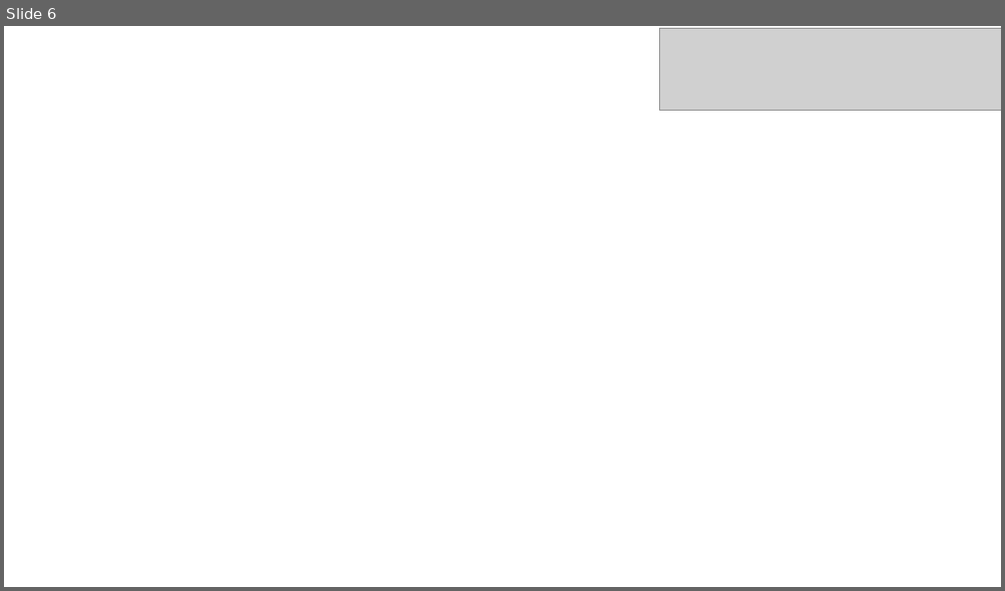
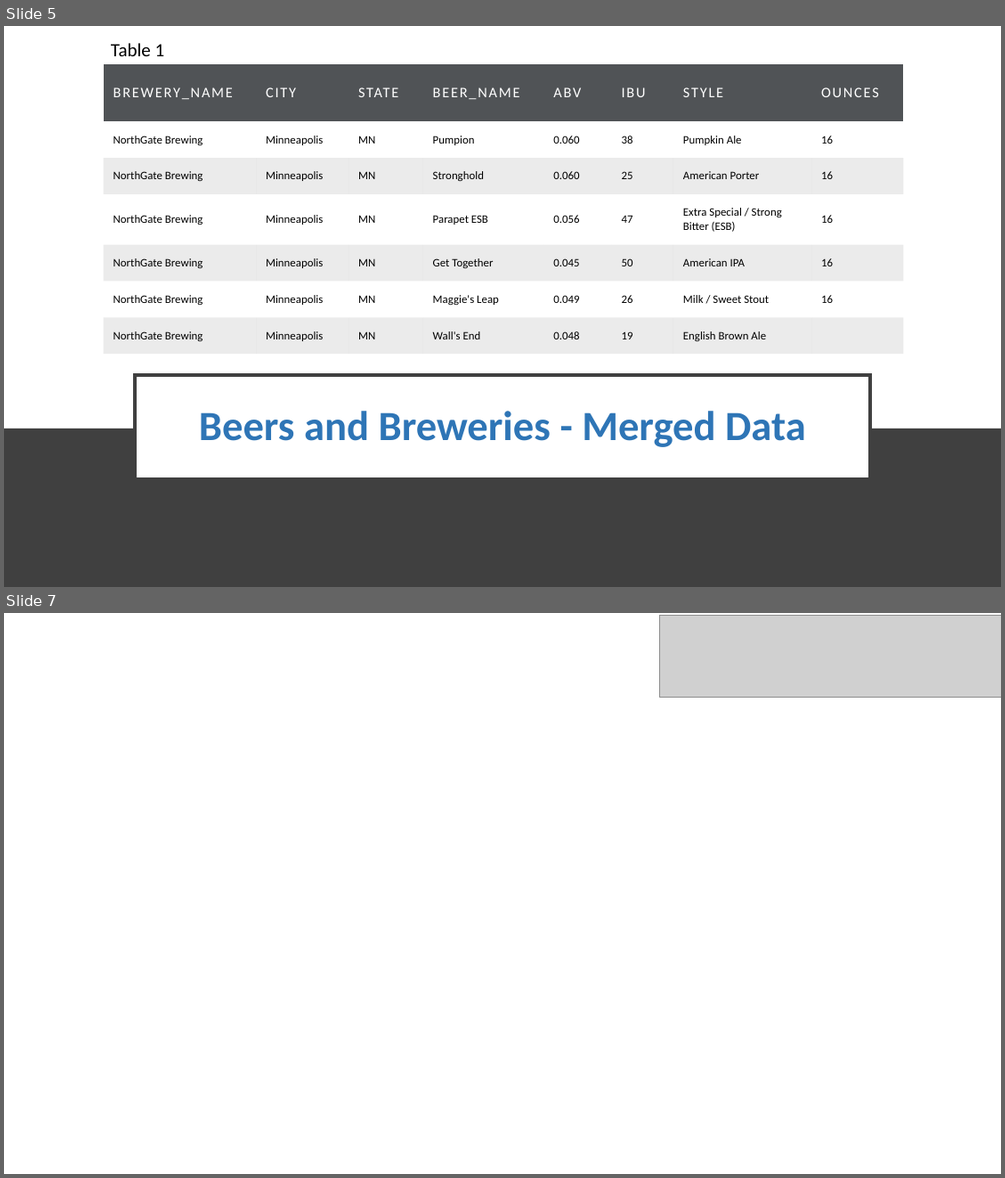
Before and after one commit to kmrollins/MSDS6306-CaseStudy1, a slide deck: PresentationSlides/CaseStudy1_Presentation_ARajan.pptx. Shown one above the other, each under a label of ours: slide 6 before the commit, slides 5 and 7 after it; the slides between them are not shown. The pictures are 1005x591 and 1005x1178 pixels, drawn with LibreOffice and Linux fonts; fonts in the diff are those of the drawing; grey boxes stand for pictures; background and template pictures are left out. Boxes give left, top, right and bottom in pixels: in the first picture for what was removed or moved away, otherwise in the second. Text is boxed around its words. In the diff, an @@ line names an element or a change of style, - is before the commit and + after.

```diff
--- a/PresentationSlides/CaseStudy1_Presentation_ARajan.pptx
+++ b/PresentationSlides/CaseStudy1_Presentation_ARajan.pptx
@@ slide 5 added at (4,26,1001,587), background #FFFFFF @@
@@ text added at (111,43,165,56), 18 pt, text #000000 @@
+Table 1
@@ table added at (104,64,905,354), 7 rows, 8 columns @@
+BREWERY_NAME | CITY | STATE | BEER_NAME | ABV | IBU | STYLE | OUNCES
+NorthGate Brewing | Minneapolis | MN | Pumpion | 0.060 | 38 | Pumpkin Ale | 16
+NorthGate Brewing | Minneapolis | MN | Stronghold | 0.060 | 25 | American Porter | 16
+NorthGate Brewing | Minneapolis | MN | Parapet ESB | 0.056 | 47 | Extra Special / Strong Bitter (ESB) | 16
+NorthGate Brewing | Minneapolis | MN | Get Together | 0.045 | 50 | American IPA | 16
+NorthGate Brewing | Minneapolis | MN | Maggie's Leap | 0.049 | 26 | Milk / Sweet Stout | 16
+NorthGate Brewing | Minneapolis | MN | Wall's End | 0.048 | 19 | English Brown Ale | 
@@ title added at (135,375,870,478), fill #FFFFFF, outline #404040 3 pt, 40 pt, text #2E75B6, bold @@
+Beers and Breweries - Merged Data
@@ rectangle added at (4,428,1001,587), fill #404040 @@
@@ what was slide 6 is now slide 7 @@
```
Also in this commit, not shown: 9 slides changed.
